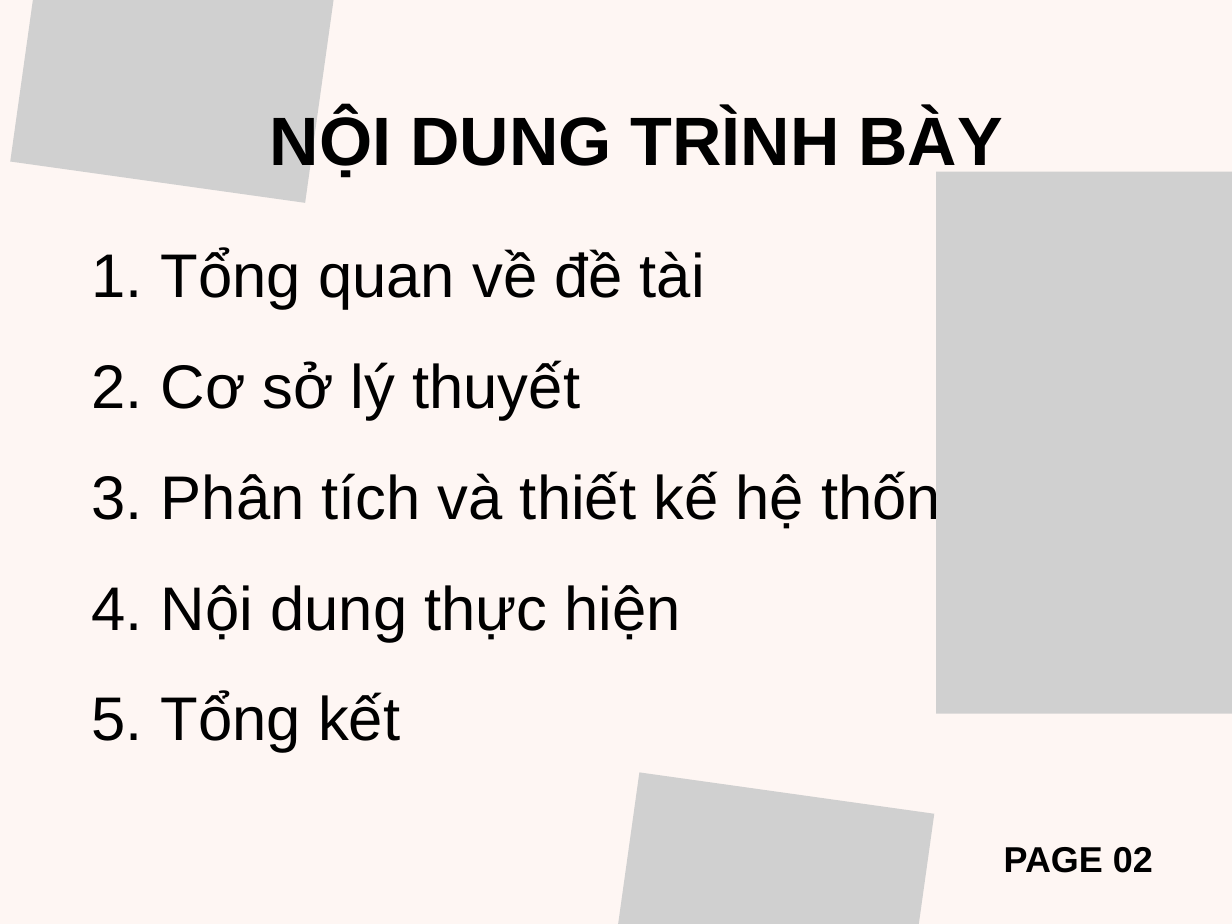
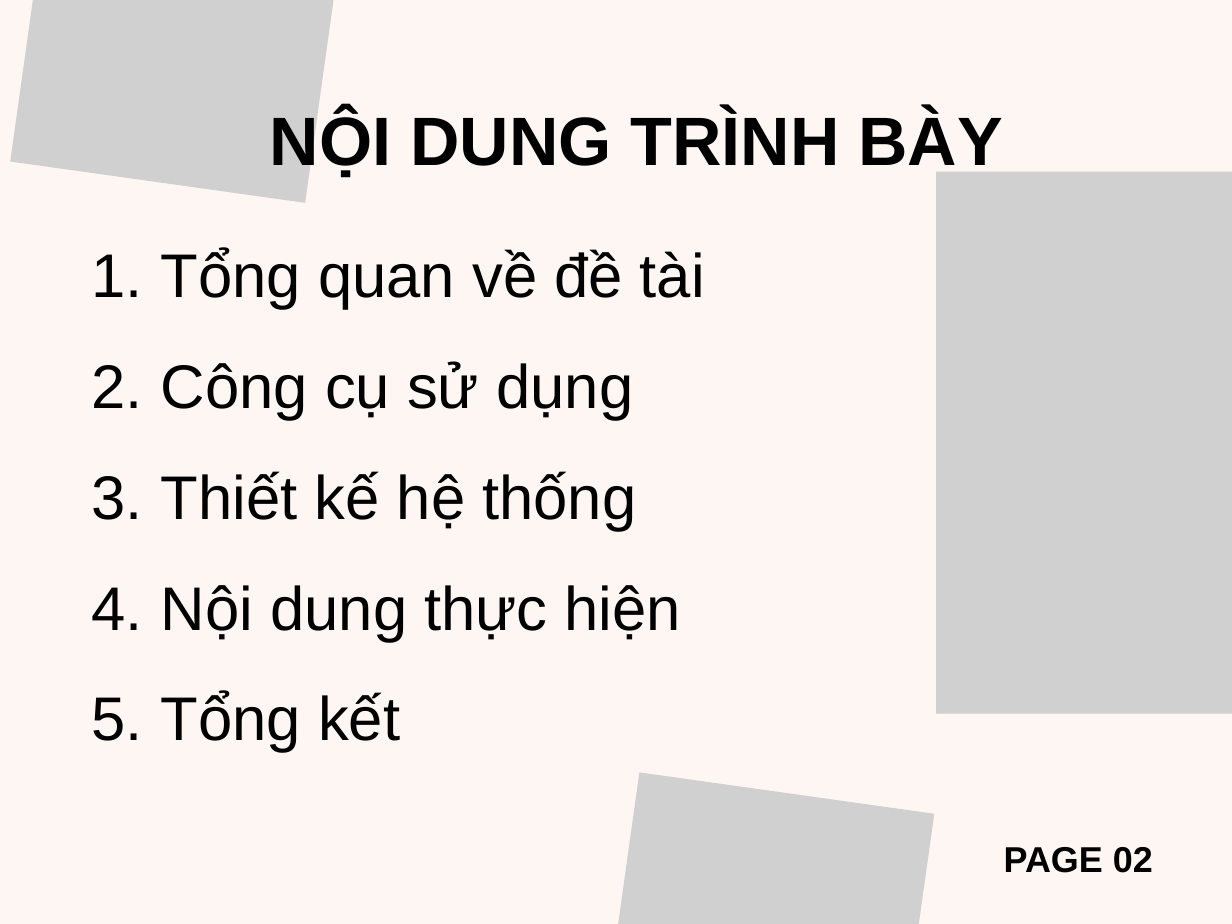
Before and after one commit to QueAnh068/csn-da23ttb-thachnguyenqueanh-webquanlythuvien, a slide deck: slide 2 of thesis/BaoCaoCSNHT.pptx. Drawn at 1232x924 pixels with LibreOffice and Linux fonts; fonts in the diff are those of the drawing; grey boxes stand for pictures. Boxes give left, top, right and bottom in pixels: in the first picture for what was removed or moved away, otherwise in the second. Text is boxed around its words. In the diff, an @@ line names an element or a change of style, - is before the commit and + after.

```diff
--- a/thesis/BaoCaoCSNHT.pptx
+++ b/thesis/BaoCaoCSNHT.pptx
@@ text at [161,361,636,530]: text changed @@
-2. Cơ sở lý thuyết
-3. Phân tích và thiết kế hệ thống
+2. Công cụ sử dụng
+3. Thiết kế hệ thống
```
Also in this commit, not shown: 6 other slides changed, 3 slides added, 8 slides removed.
